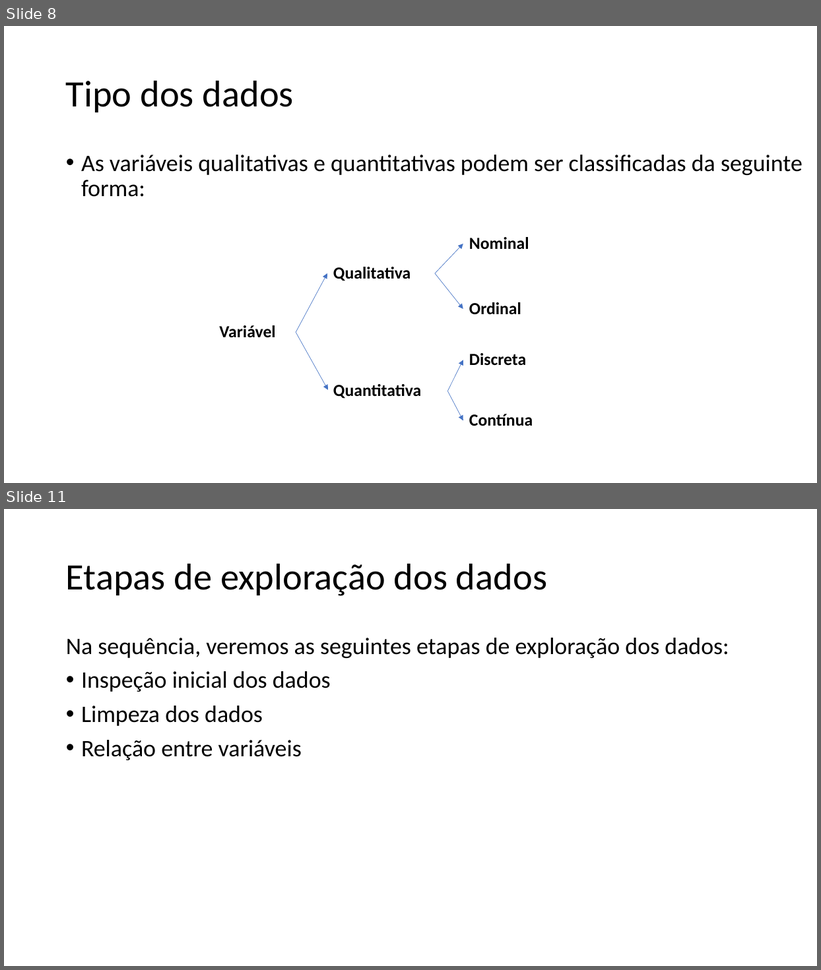
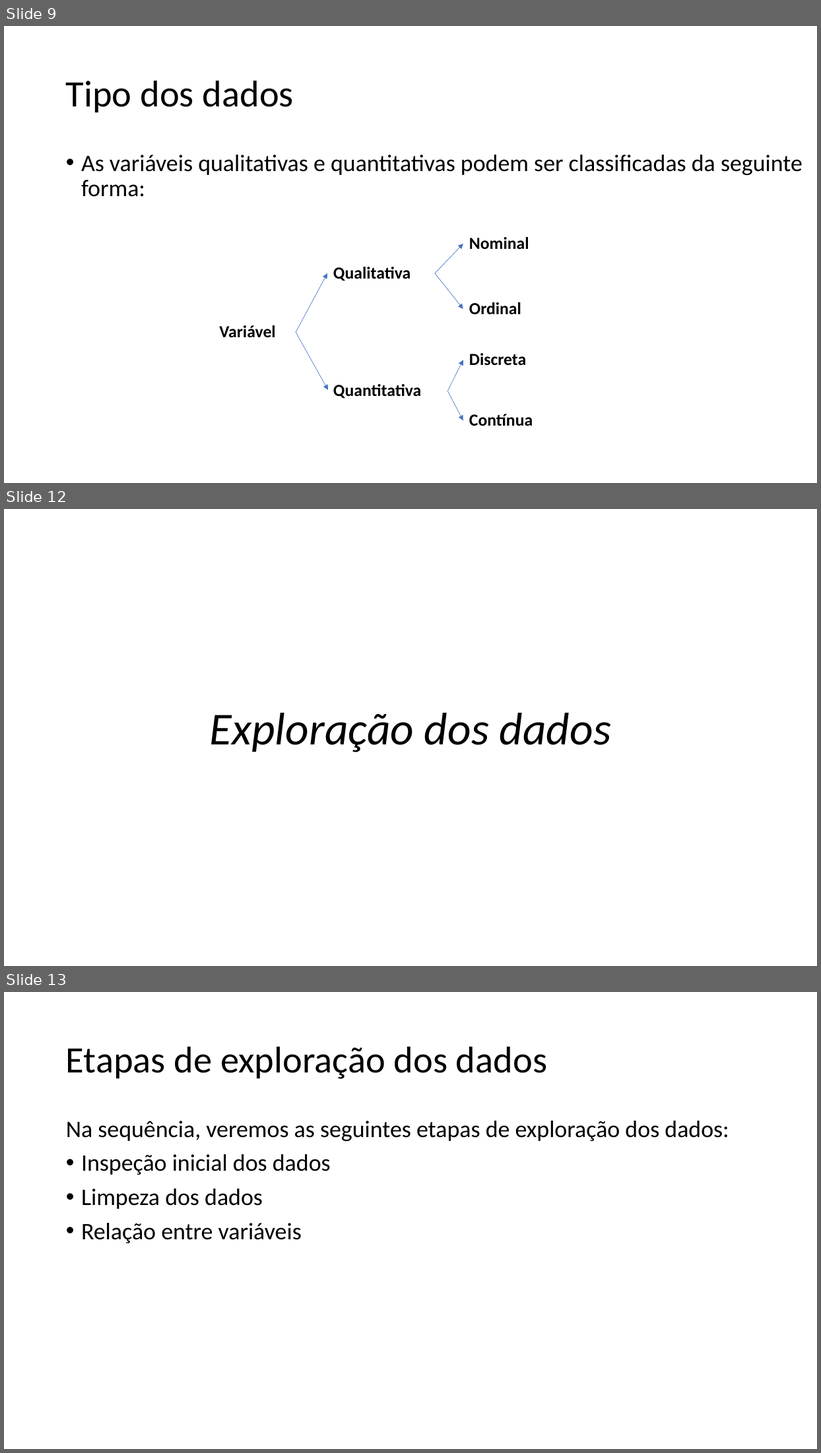
Before and after one commit to zz4fap/c24_inteligencia_artificial, a slide deck: slides/C24_EDA.pptx. Shown one above the other, each under a label of ours: slides 8 and 11 before the commit, slides 9, 12 and 13 after it; the slides between them are not shown. The pictures are 821x970 and 821x1453 pixels, drawn with LibreOffice and Linux fonts; fonts in the diff are those of the drawing. Boxes give left, top, right and bottom in pixels: in the first picture for what was removed or moved away, otherwise in the second. Text is boxed around its words. In the diff, an @@ line names an element or a change of style, - is before the commit and + after.

```diff
--- a/slides/C24_EDA.pptx
+++ b/slides/C24_EDA.pptx
@@ slide 12 added at <box>4,509,817,966</box>, background #FFFFFF @@
@@ text added at <box>210,713,611,753</box>, 54 pt, text #000000, italic @@
+Exploração dos dados
@@ what was slide 8 is now slide 9 @@
@@ what was slide 11 is now slide 13 @@
```
Also in this commit, not shown: 17 slides changed, 2 other slides added, 1 other file.
